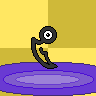
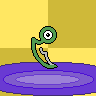
Two versions of the same layered image (w=96, h=96). Layer-by-layer changes:
added group "Shiny" with 2 layers above "Group" over [32, 27, 57, 68]
added layer "Body" in group "Shiny" over [32, 27, 57, 68]
added layer "Scythe" in group "Shiny" over [32, 27, 57, 68]
painted on "Paint Layer 1" over [32, 27, 57, 68]